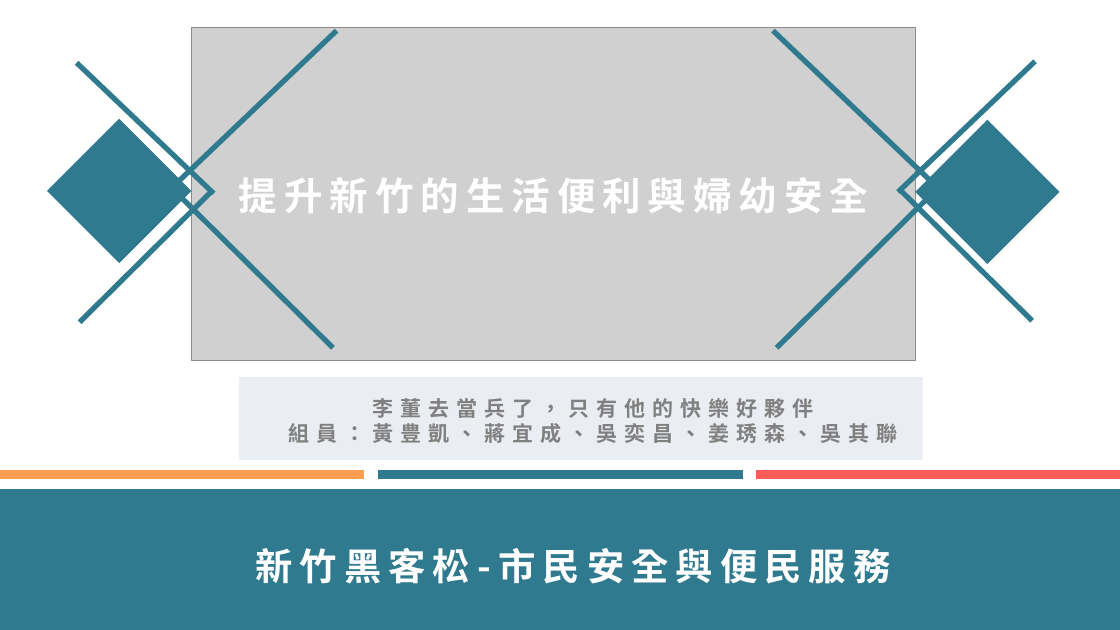
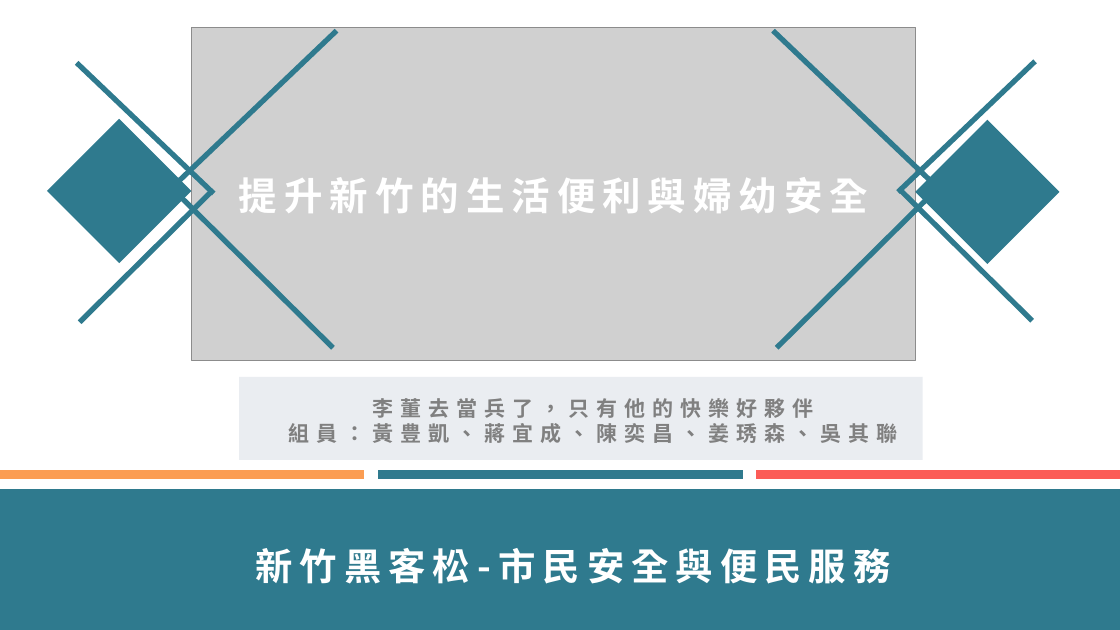
Before and after one commit to explooosion/HsinchuHackathon, a slide deck: slide 1 of 新竹黑克松-生活便利與婦幼安全.pptx. Drawn at 1120x630 pixels with LibreOffice and Linux fonts; fonts in the diff are those of the drawing; grey boxes stand for pictures. Boxes give left, top, right and bottom in pixels: in the first picture for what was removed or moved away, otherwise in the second. Text is boxed around its words. In the diff, an @@ line names an element or a change of style, - is before the commit and + after.

```diff
--- a/新竹黑克松-生活便利與婦幼安全.pptx
+++ b/新竹黑克松-生活便利與婦幼安全.pptx
@@ text at (288, 423, 897, 443): text changed @@
-組員：黃豊凱、蔣宜成、吳奕昌、姜琇森、吳其聯
+組員：黃豊凱、蔣宜成、陳奕昌、姜琇森、吳其聯
```
Also in this commit, not shown: 3 other slides changed.
